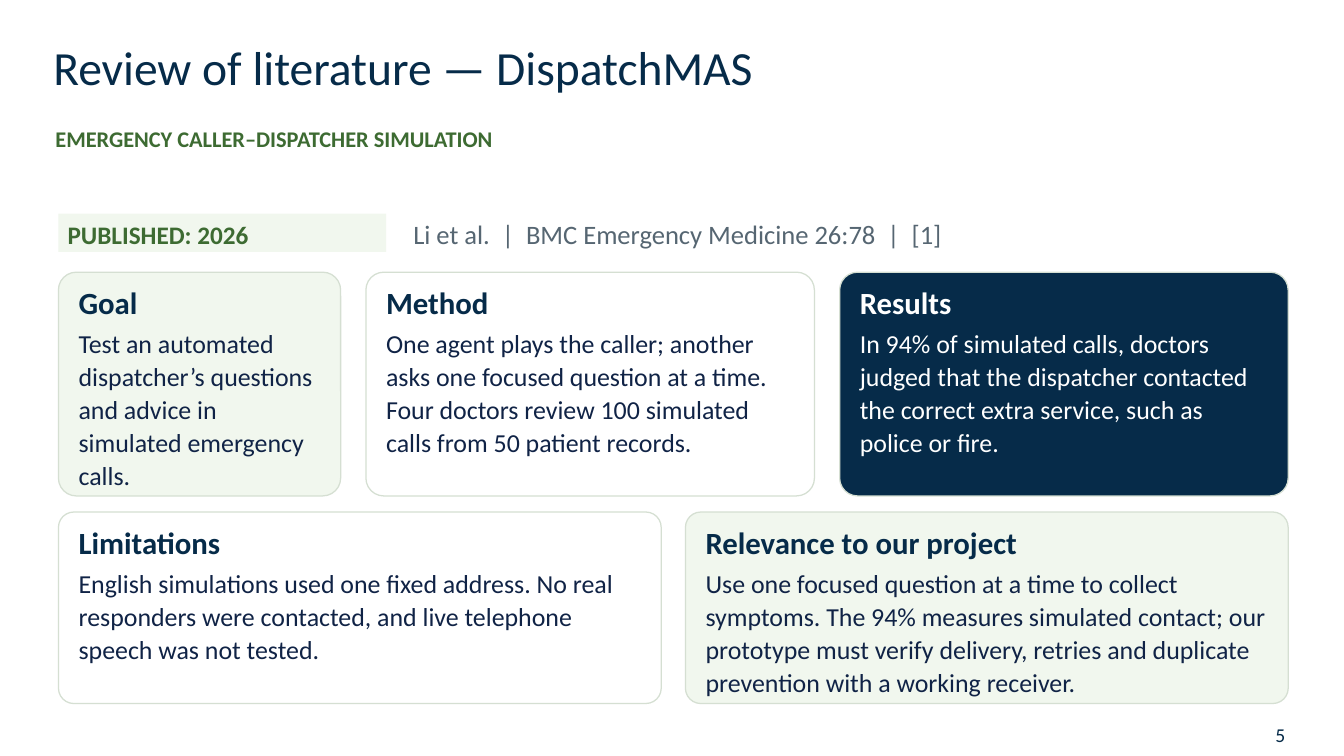
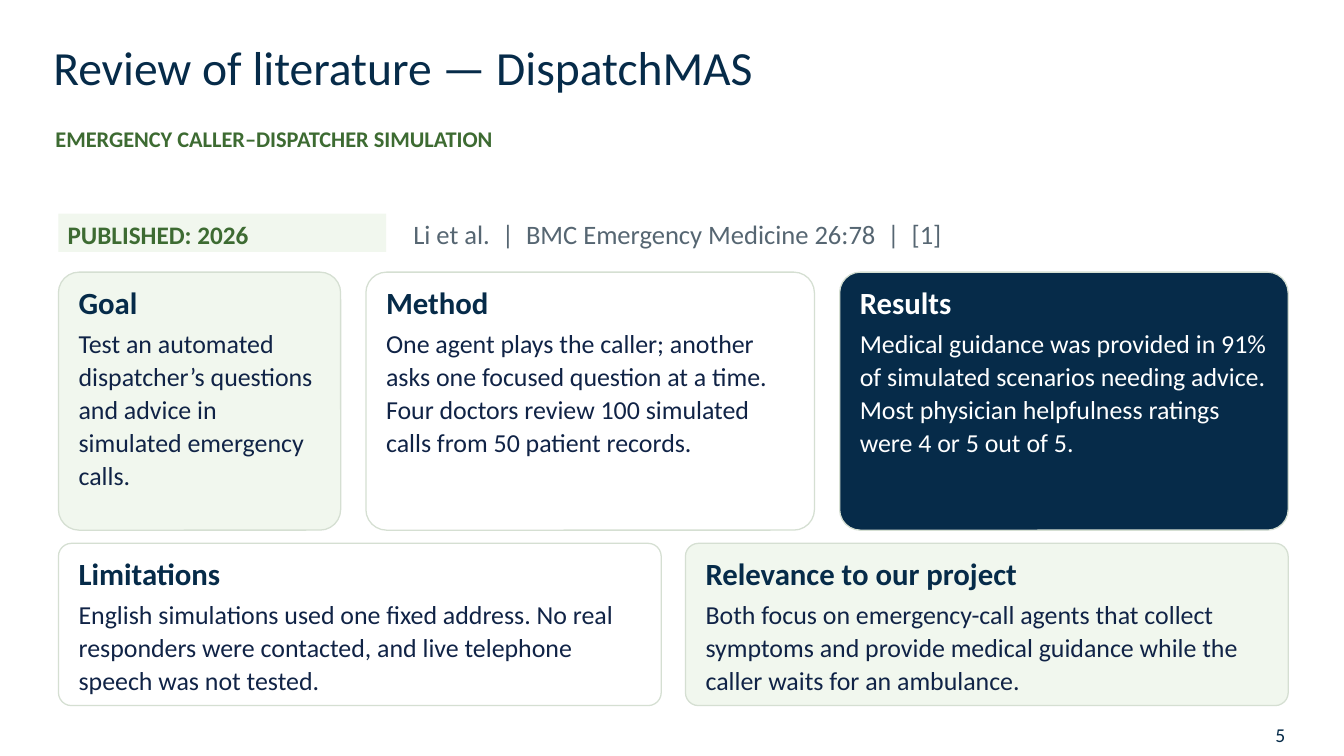
Before and after one commit to 3bdoo04/Uni-Grad, a slide deck: slide 5 of Review/Presentation/Uni-Grad - Midterm Presentation.pptx. Drawn at 1344x756 pixels with LibreOffice and Linux fonts; fonts in the diff are those of the drawing; background and template pictures are left out. Boxes give left, top, right and bottom in pixels: in the first picture for what was removed or moved away, otherwise in the second. Text is boxed around its words. In the diff, an @@ line names an element or a change of style, - is before the commit and + after.

Commit message:
Refocus literature on medical guidance and agent roles

```diff
--- a/Review/Presentation/Uni-Grad - Midterm Presentation.pptx
+++ b/Review/Presentation/Uni-Grad - Midterm Presentation.pptx
@@ rounded rectangle: place and size @@
-rounded rectangle at (58,272,341,496)
+rounded rectangle at (58,272,341,530)
@@ rounded rectangle: place and size @@
-rounded rectangle at (366,272,815,496)
+rounded rectangle at (366,272,815,530)
@@ rounded rectangle: place and size @@
-rounded rectangle at (840,272,1289,496)
+rounded rectangle at (840,272,1289,530)
@@ text at (860,335,1266,452): text changed @@
-In 94% of simulated calls, doctors judged that the dispatcher contacted the correct extra service, such as police or fire.
+Medical guidance was provided in 91% of simulated scenarios needing advice. Most physician helpfulness ratings were 4 or 5 out of 5.
@@ rounded rectangle: place and size @@
-rounded rectangle at (58,512,661,704)
+rounded rectangle at (58,543,661,706)
@@ text "Limitations": place and size @@
-text "Limitations" at (79,532,221,555)
+text "Limitations" at (79,563,221,586)
@@ rounded rectangle: place and size @@
-rounded rectangle at (686,512,1289,704)
+rounded rectangle at (686,543,1289,706)
@@ text "Relevance to our project": place and size @@
-text "Relevance to our project" at (706,532,1016,560)
+text "Relevance to our project" at (706,563,1016,591)
@@ text "English simulations used one fixed ...": place and size @@
-text "English simulations used one fixed ..." at (79,575,613,664)
+text "English simulations used one fixed ..." at (79,606,613,695)
@@ text at (706,606,1237,690): text changed @@
-Use one focused question at a time to collect symptoms. The 94% measures simulated contact; our prototype must verify delivery, retries and duplicate prevention with a working receiver.
+Both focus on emergency-call agents that collect symptoms and provide medical guidance while the caller waits for an ambulance.
```
Also in this commit, not shown: 1 other slide changed, 17 other files.
